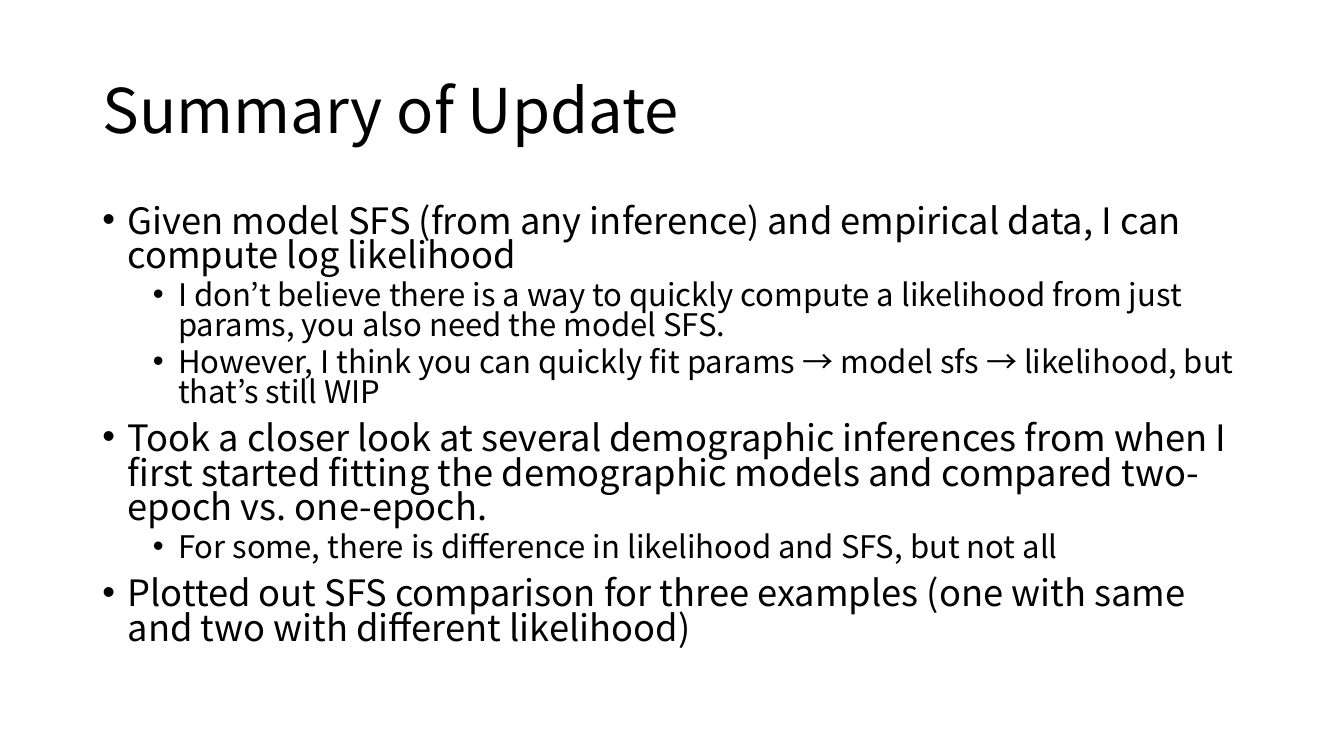
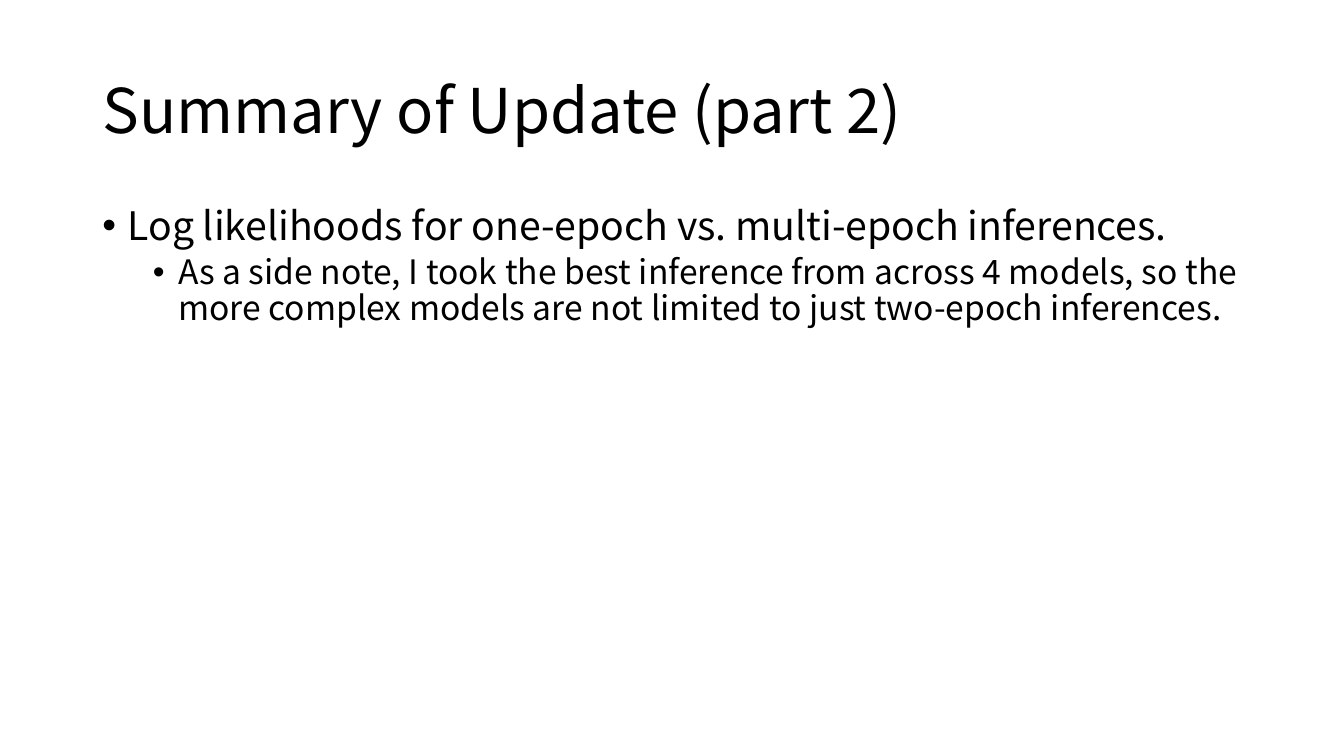
Before and after one commit to jon-mah/demo_for_ccgb, a slide deck: slide 2 of Summary/20220202_microbiome_demographic_slides.pptx. Drawn at 1344x756 pixels with LibreOffice and Linux fonts; fonts in the diff are those of the drawing. Boxes give left, top, right and bottom in pixels: in the first picture for what was removed or moved away, otherwise in the second. Text is boxed around its words. In the diff, an @@ line names an element or a change of style, - is before the commit and + after.

```diff
--- a/Summary/20220202_microbiome_demographic_slides.pptx
+++ b/Summary/20220202_microbiome_demographic_slides.pptx
@@ title at (102, 83, 901, 148): text changed @@
-Summary of Update
+Summary of Update (part 2)
@@ text at (128, 208, 1237, 328): text changed; size 25.9 to 24 pt @@
-• Given model SFS (from any inference) and empirical data, I can compute log likelihood
-  • I don’t believe there is a way to quickly compute a likelihood from just params, you also need the model SFS.
-  • However, I think you can quickly fit params → model sfs → likelihood, but that’s still WIP
-• Took a closer look at several demographic inferences from when I first started fitting the demographic models and compared two-epoch vs. one-epoch.
-  • For some, there is difference in likelihood and SFS, but not all
-• Plotted out SFS comparison for three examples (one with same and two with different likelihood)
+• Log likelihoods for one-epoch vs. multi-epoch inferences.
+  • As a side note, I took the best inference from across 4 models, so the more complex models are not limited to just two-epoch inferences.
```
Also in this commit, not shown: 1 other slide changed, 2 slides added.
